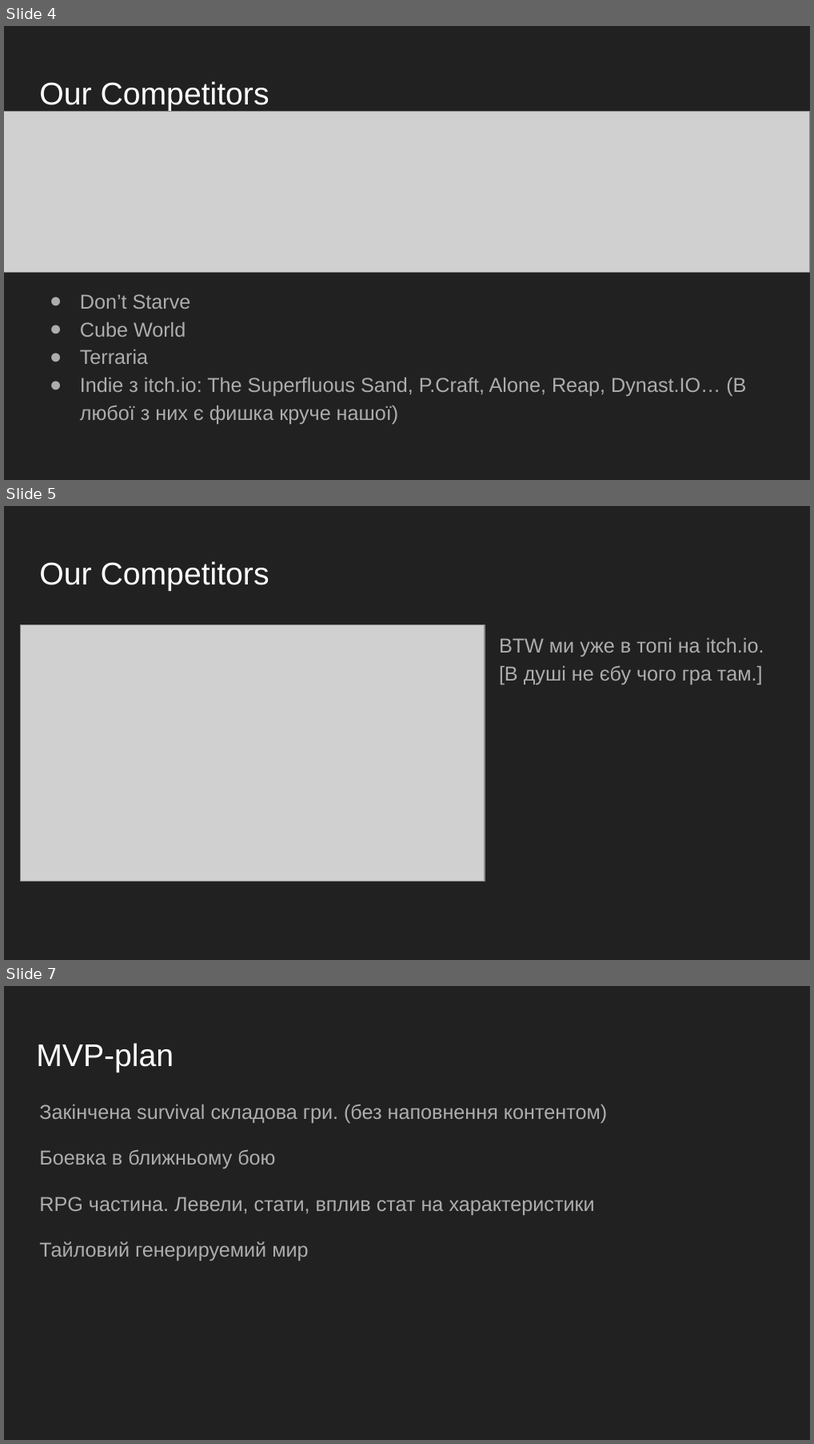
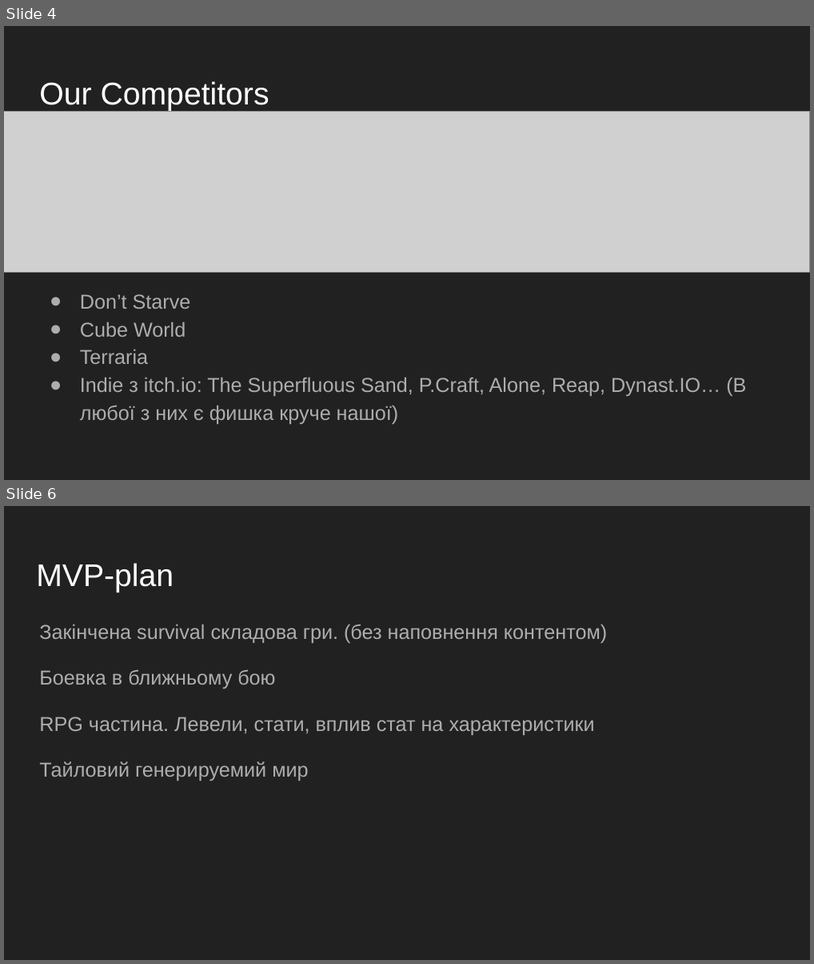
Before and after one commit to Team-on-gamejams/Cave, a slide deck: Docs/Game presentation.pptx. Shown one above the other, each under a label of ours: slides 4, 5 and 7 before the commit, slides 4 and 6 after it; the slides between them are not shown. The pictures are 814x1444 and 814x964 pixels, drawn with LibreOffice and Linux fonts; fonts in the diff are those of the drawing; grey boxes stand for pictures. Boxes give left, top, right and bottom in pixels: in the first picture for what was removed or moved away, otherwise in the second. Text is boxed around its words. In the diff, an @@ line names an element or a change of style, - is before the commit and + after.

```diff
--- a/Docs/Game presentation.pptx
+++ b/Docs/Game presentation.pptx
@@ slide 5 removed at <box>4,506,810,960</box>, background #212121 @@
@@ title removed at <box>39,561,270,591</box> @@
-Our Competitors
@@ picture removed at <box>20,624,485,881</box> @@
@@ text removed at <box>499,638,765,684</box> @@
-BTW ми уже в топі на itch.io. [В душі не єбу чого гра там.]
@@ what was slide 7 is now slide 6 @@
```
Also in this commit, not shown: 3 slides changed, 1 slide added.
